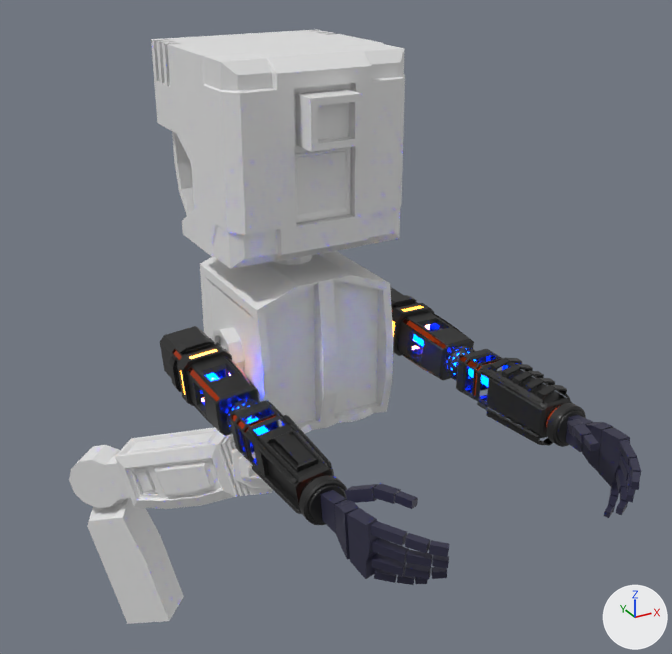
What one commit did to the Blender file Assets/Blender/robot.blend.
Rendered twice from a camera (50 mm lens) standing at (-1.062, -2.246, 0.545) and looking at (-0.013, -0.34, -0.408). The axes (+X, +Y, +Z) are drawn at lower right. The lights are the same throughout.

The first picture shows 'Body Connector', 'Forearm.R', 'Forearms.003', 'Head', 'Left Bicep', 'Left Bicep.001', 'Left Forearm', 'Left Palm Top', 'Left Palm Top.001', 'Left Wrist', 'Left Wrist.001', 'Leg', 'Leg Connector'.
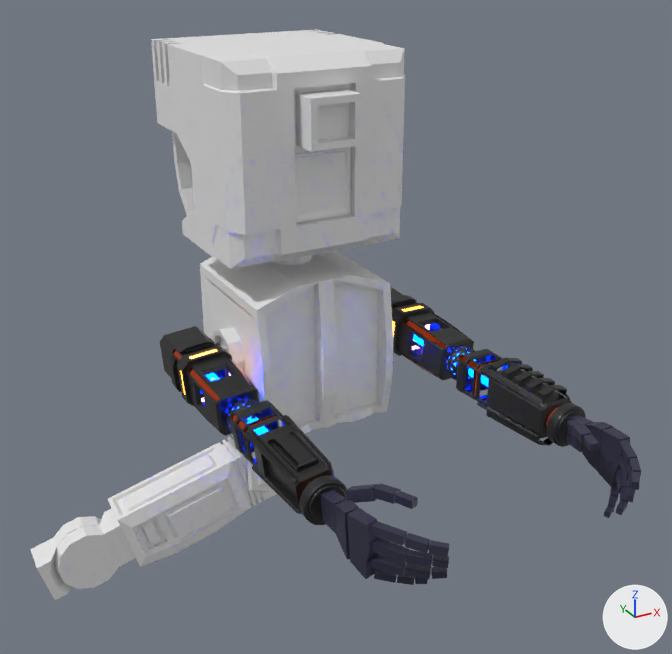
Commit message: working on robot leg

Patch to the scene script:
```diff
--- a/Assets/Blender/robot.blend.py
+++ b/Assets/Blender/robot.blend.py
@@ me_cube_007 @@
+me_cube_007.from_pydata(...)  # 40 vertices, 30 faces; spans x -0.0332..0.0326, y -0.0598..0.0598, z -0.0598..0.0901
@@ ob_forearm_r @@
-ob_forearm_r = bpy.data.objects.new('Forearm.R', me_cube_003)
-ob_forearm_r.parent = ob_leg
-ob_forearm_r.matrix_parent_inverse = Matrix(((1.0, 0.0, 0.0, 0.86), (0.0, 1.0, 0.0, 0.0663), (0.0, 0.0, 1.0, 0.548), (0.0, 0.0, 0.0, 1.0)))
-ob_forearm_r.location = (-0.827, -0.0663, -0.949)
@@ ob_leg_connector @@
 ob_leg_connector = bpy.data.objects.new('Leg Connector', me_cube_004)
-ob_leg_connector.location = (-0.099, -0.066, -0.914)
-ob_leg_connector.rotation_euler = (0.0, 0.0, 0.828)  # degrees (0, 0, 47)
+ob_leg_connector.location = (-0.099, -0.066, -0.921)
+ob_leg_connector.rotation_euler = (0.0, 0.0, 1.537)  # degrees (0, 0, 88)
@@ ob_leg_001 @@
+ob_leg_001 = bpy.data.objects.new('Leg.001', me_cube_007)
+ob_leg_001.parent = ob_leg_connector
+ob_leg_001.matrix_parent_inverse = Matrix(((1.0, 0.0, 0.0, 0.0988), (0.0, 1.0, 0.0, 0.0663), (0.0, 0.0, 1.0, 0.923), (0.0, 0.0, 0.0, 1.0)))
+ob_leg_001.location = (-0.0973, 0.481, -1.074)
+ob_leg_001.rotation_euler = (1576.0, 3.142, 0.0)  # degrees (298, 180, 0)
+ob_leg_001.scale = (1.42, 1.42, 1.42)
```

Location of each change, (x1, y1, x2, y2) in pixels of the pictures (672 x 654 px):
'Leg', moved, turned: before (69, 427, 273, 509); after (54, 435, 277, 589)
'Forearm.R', deleted: before (85, 445, 184, 624)
'Leg.001', added: after (30, 516, 101, 600)
'Leg Connector', moved, turned: before (232, 449, 273, 490); after (247, 455, 274, 492)
